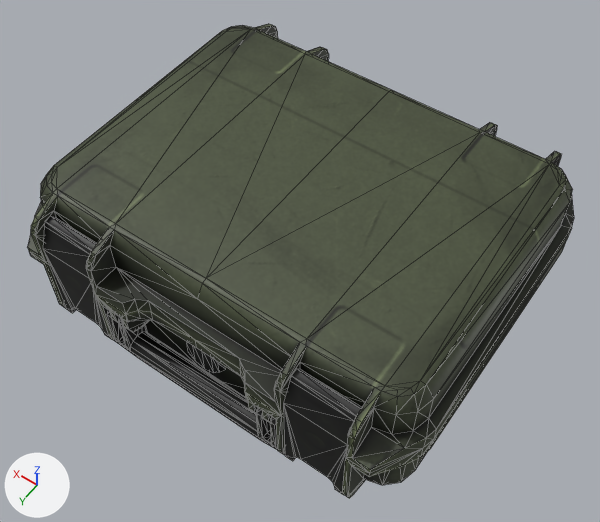
Before and after pictures for a commit that changed the FBX model HFO/Contents/mods/HFO/media/models_X/WorldItems/PistolCase.fbx.
Camera for both pictures: a 50 mm camera at (-0.00153, 0.00219, 0.00358) aimed at (-0.00004, 0.00011, 0.00031). Every picture has the same lights, and +X, +Y and +Z are marked at lower left. Mesh edges are drawn as thin lines. Where no turn or scale is listed for an object, it has been applied to the vertices. Vertices at the same position are counted once.

The scene before the commit, as lines of its bpy script (objects in view):
```python
me_pistolcase = bpy.data.meshes.new('PistolCase')
me_pistolcase.from_pydata(...)  # 843 vertices, 1446 faces; spans x -0.00109..0.00109, y -0.00092..0.00092, z 0.0..0.0008
me_pistolcase.materials.append(mat_pistolcase)  # picture img_pistolcase_png
ob_pistolcase = bpy.data.objects.new('PistolCase', me_pistolcase)
ob_pistolcase.location = (0.0, 0.0, 0.0)
```
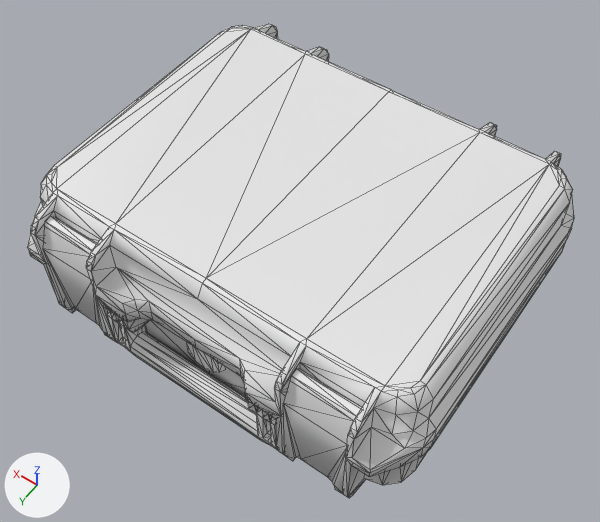
Edits to the bpy script that builds the scene:
```text
Change me_pistolcase:
    used by ob_pistolcase; location = (0.0, 0.0, 0.0)
    remove me_pistolcase.from_pydata(...)  # 843 vertices, 1446 faces; spans x -0.00109..0.00109, y -0.00092..0.00092, z 0.0..0.0008
    add me_pistolcase.from_pydata(...)  # 773 vertices, 1446 faces; spans x -0.00109..0.00109, y -0.00092..0.00092, z 0.0..0.0008
    me_pistolcase part 1: 1 vertex moved within x -0.00046, y 0.00092, z 0.00035; 70 vertices removed from x -0.00109..0.00109, y -0.00092..0.00092, z 0.00009..0.00052
    me_pistolcase part 2: 973 faces spanning x -0.00109..0.00109, y -0.00092..0.00092, z 0.0..0.0008 switch from mat_pistolcase (picture img_pistolcase_png) to no material
    me_pistolcase part 3: the surface is now shaded smooth
```

Pixel boxes (x1, y1, x2, y2) of what changed, in the pictures (600 x 522 px):
part 1 of me_pistolcase, cut back: before (27, 230, 571, 494); after (263, 414, 276, 448)
part 2 of me_pistolcase, recoloured: (29, 24, 574, 498) in both
